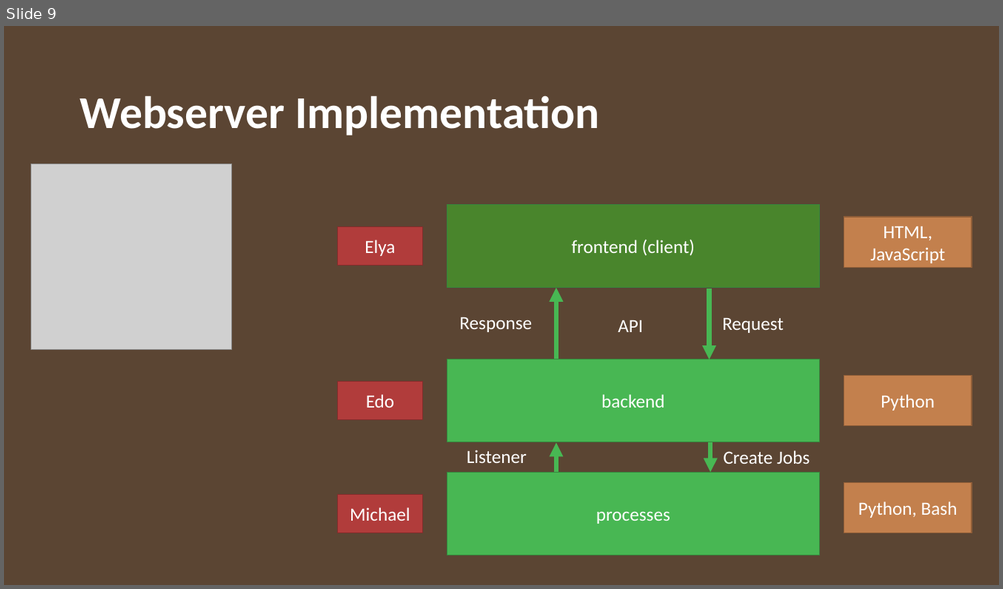
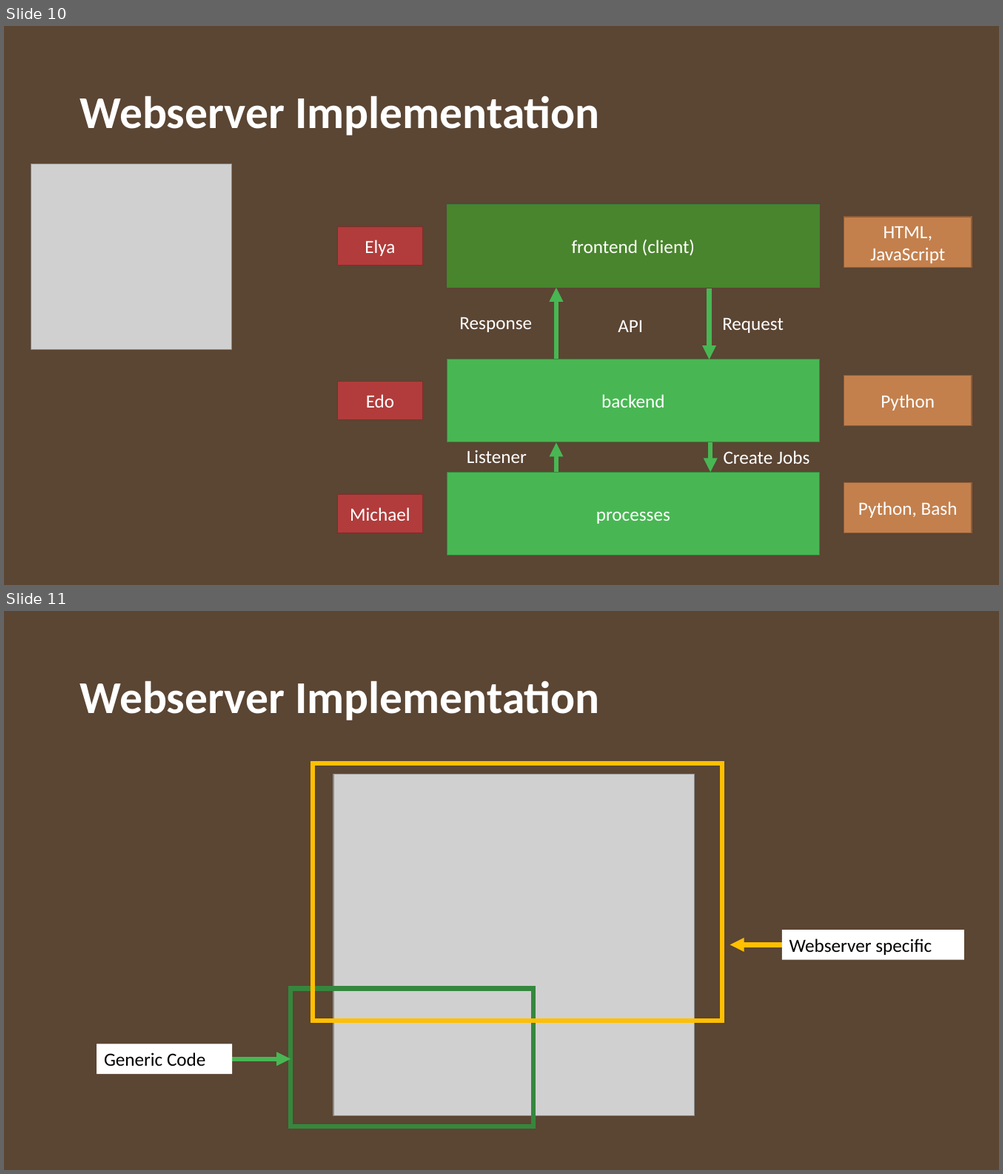
Before and after one commit to JuanParker1/NgsReadClearEngine, a slide deck: design/GenomeFltr_Server_1.pptx. Shown one above the other, each under a label of ours: slide 9 before the commit, slides 10 and 11 after it. The pictures are 1003x589 and 1003x1174 pixels, drawn with LibreOffice and Linux fonts; fonts in the diff are those of the drawing; grey boxes stand for pictures; background and template pictures are left out. Boxes give left, top, right and bottom in pixels: in the first picture for what was removed or moved away, otherwise in the second. Text is boxed around its words. In the diff, an @@ line names an element or a change of style, - is before the commit and + after.

```diff
--- a/design/GenomeFltr_Server_1.pptx
+++ b/design/GenomeFltr_Server_1.pptx
@@ slide 11 added at (4, 611, 999, 1170), background #FFFFFF; not listed: 1 template element that a slide beside it also shows @@
@@ title added at (79, 681, 600, 721), 44 pt, text #FFFFFF, bold @@
+Webserver Implementation
@@ rectangle added at (313, 763, 722, 1021), outline #FFC000 4.5 pt @@
@@ picture added at (333, 774, 694, 1116) @@
@@ rectangle added at (782, 931, 964, 960), fill #FFFFFF, 18 pt, text #000000 @@
+Webserver specific
@@ arrow added from (782, 945) to (730, 945), #FFC000 4.5 pt @@
@@ rectangle added at (290, 989, 533, 1128), outline #35873D 4.5 pt @@
@@ rectangle added at (96, 1045, 233, 1074), fill #FFFFFF, 18 pt, text #000000 @@
+Generic Code
@@ arrow added from (233, 1059) to (290, 1059), #48B753 4.5 pt @@
@@ what was slide 9 is now slide 10 @@
```
Also in this commit, not shown: 2 slides changed, 14 other slides added, 1 slide removed, 1 other file.
